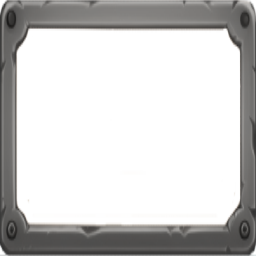
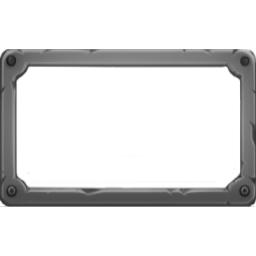
Before/after of a 256 × 256 layered artwork. What changed in the layer stack:
painted on "Background" over (x1=0, y1=0, x2=256, y2=256)
